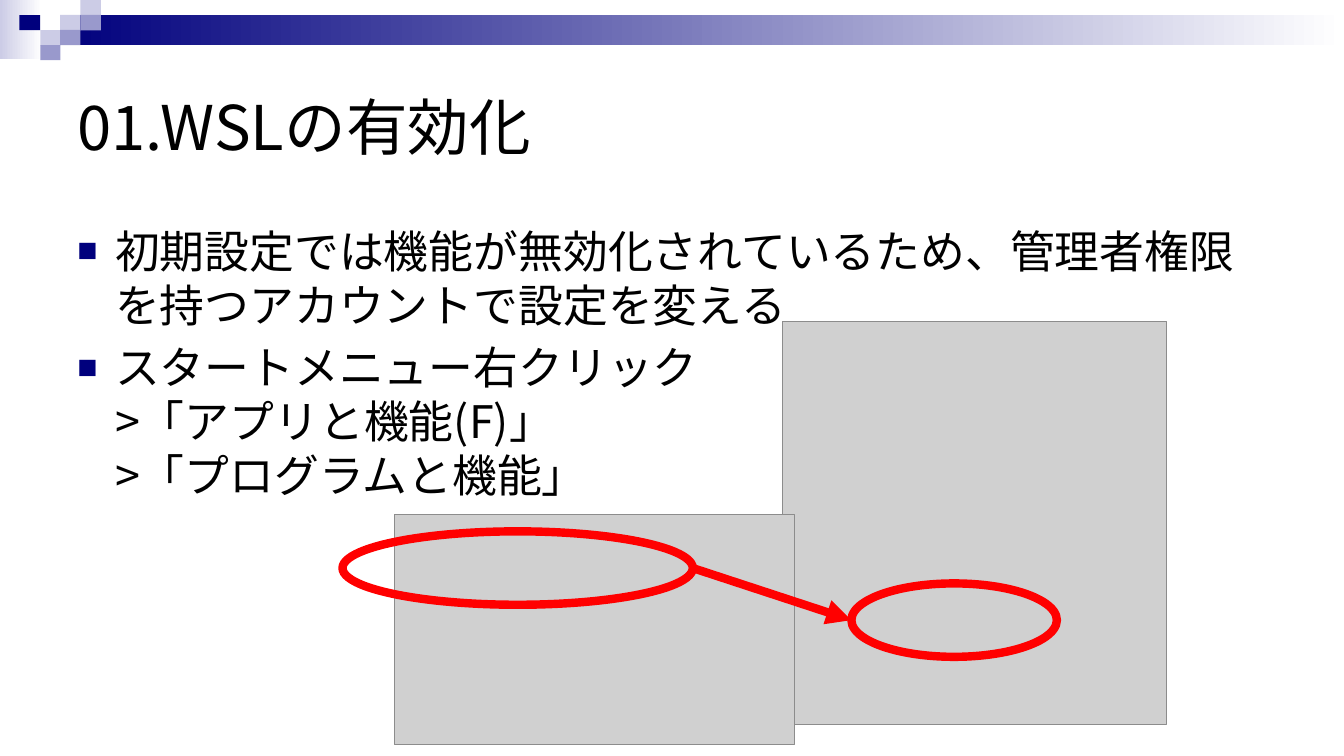
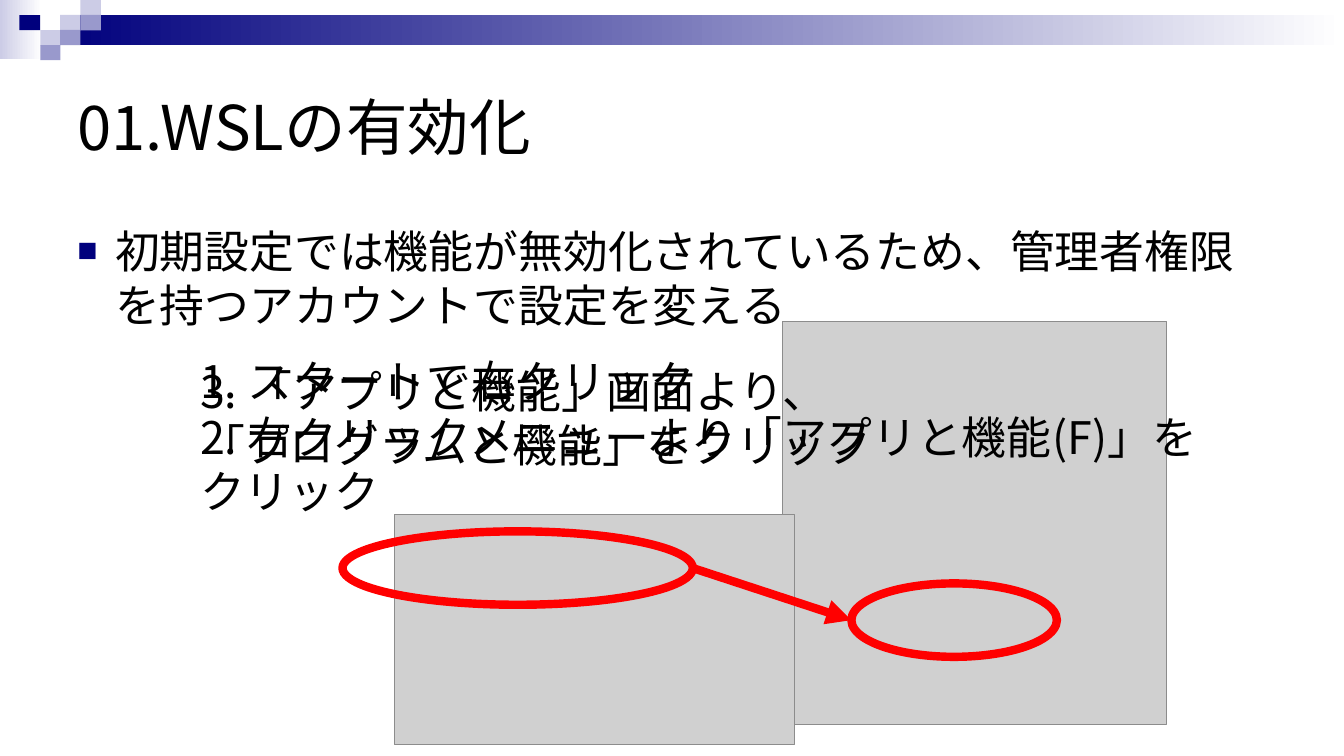
Before and after one commit to rensuke/SIMUonWSL, a slide deck: slide 4 of SIMU_ON_WSL.pptx. Drawn at 1344x756 pixels with LibreOffice and Linux fonts; fonts in the diff are those of the drawing; grey boxes stand for pictures. Boxes give left, top, right and bottom in pixels: in the first picture for what was removed or moved away, otherwise in the second. Text is boxed around its words. In the diff, an @@ line names an element or a change of style, - is before the commit and + after.

Commit message:
アニメーション修正 ノートを箇条書きベースに修正中

```diff
--- a/SIMU_ON_WSL.pptx
+++ b/SIMU_ON_WSL.pptx
@@ text at (115, 346, 698, 496): paragraph removed @@
-■ スタートメニュー右クリック
-  >「アプリと機能(F)」
-  >「プログラムと機能」
@@ text added at (200, 360, 696, 409), 32 pt, text #000000 @@
+1. スタートで右クリック
@@ text added at (200, 363, 871, 512), 32 pt, text #000000 @@
+3. 「アプリと機能」画面より、
+「プログラムと機能」をクリック
@@ text added at (200, 409, 1197, 474), 32 pt, text #000000 @@
+2. 右クリックメニューより「アプリと機能(F)」を
+クリック
```
Also in this commit, not shown: 5 other slides changed.
